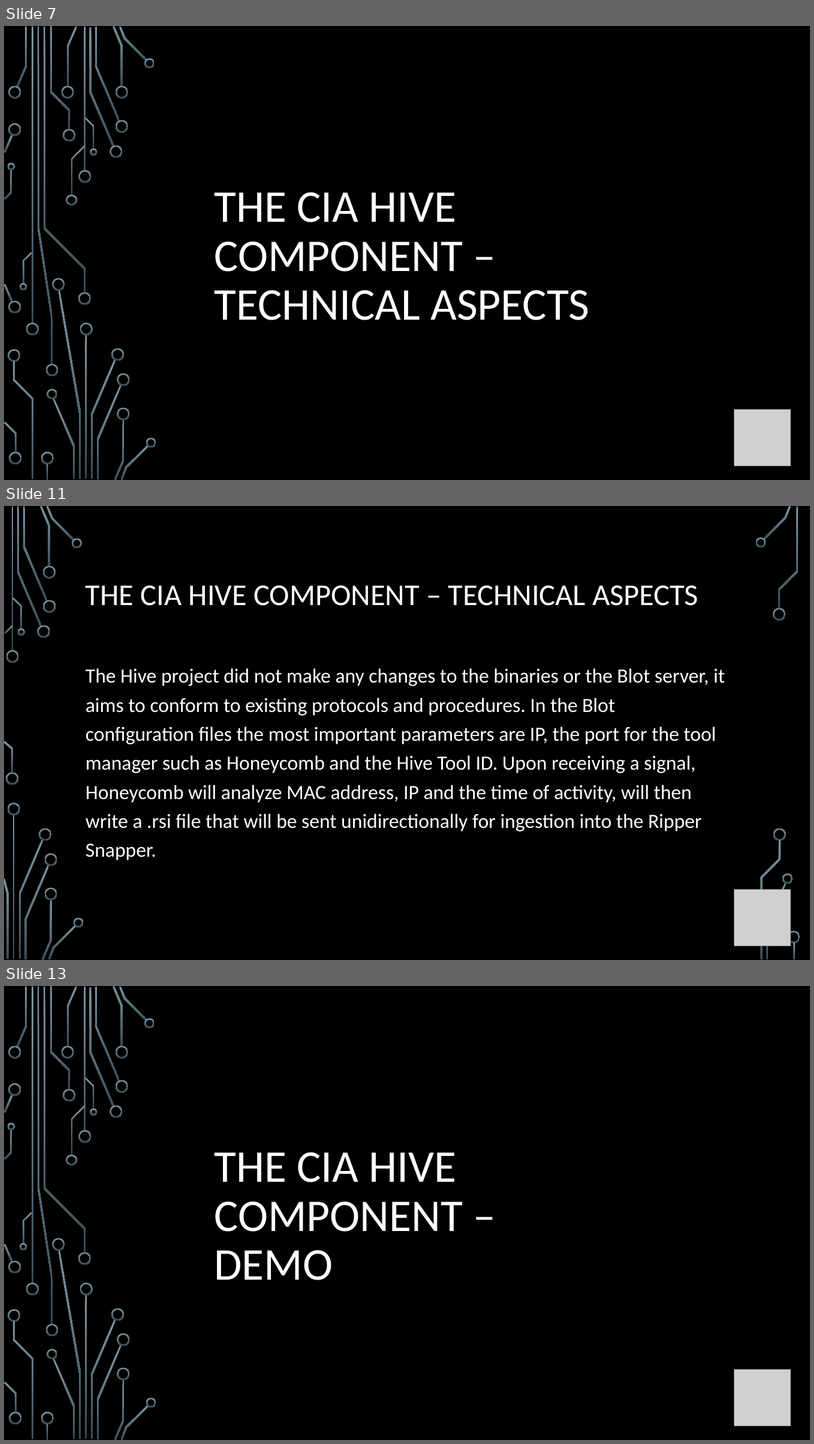
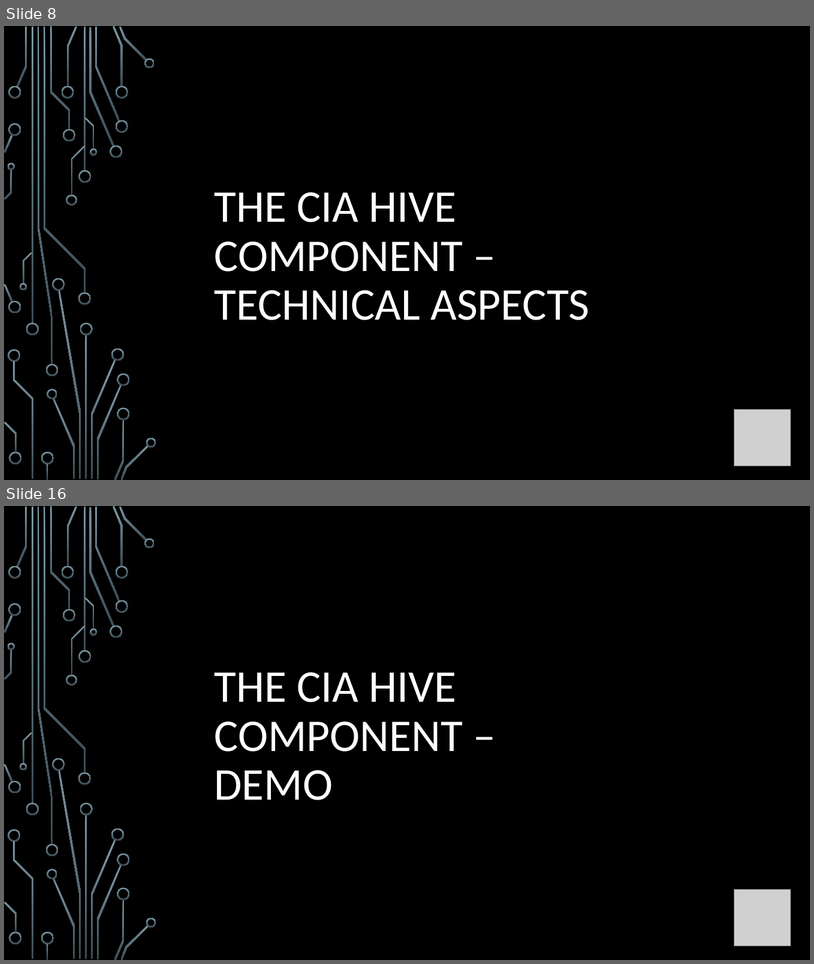
Before and after one commit to giadagabriele/WikiLeaks-Hive, a slide deck: The CIA Hive component.pptx. Shown one above the other, each under a label of ours: slides 7, 11 and 13 before the commit, slides 8 and 16 after it; the slides between them are not shown. The pictures are 814x1444 and 814x964 pixels, drawn with LibreOffice and Linux fonts; fonts in the diff are those of the drawing; grey boxes stand for pictures; background and template pictures are left out. Boxes give left, top, right and bottom in pixels: in the first picture for what was removed or moved away, otherwise in the second. Text is boxed around its words. In the diff, an @@ line names an element or a change of style, - is before the commit and + after.

Commit message:
presentation updated
added tech aspects beacons and blot

```diff
--- a/The CIA Hive component.pptx
+++ b/The CIA Hive component.pptx
@@ slide 11 removed at <box>4,506,810,960</box>, background picture (left out) @@
@@ title removed at <box>86,585,699,606</box> @@
-THE CIA HIVE COMPONENT – TECHNICAL ASPECTS
@@ text removed at <box>86,668,725,860</box> @@
-The Hive project did not make any changes to the binaries or the Blot server, it aims to conform to existing protocols and procedures. In the Blot configuration files the most important parameters are IP, the port for the tool manager such as Honeycomb and the Hive Tool ID. Upon receiving a signal, Honeycomb will analyze MAC address, IP and the time of activity, will then write a .rsi file that will be sent unidirectionally for ingestion into the Ripper Snapper.
@@ picture removed at <box>735,889,791,946</box> @@
@@ group removed at <box>4,506,801,960</box>: 33 freeform shapes, 3 rectangles @@
@@ what was slide 7 is now slide 8 @@
@@ what was slide 13 is now slide 16 @@
```
Also in this commit, not shown: 6 slides changed, 7 slides added, 3 other slides removed.
